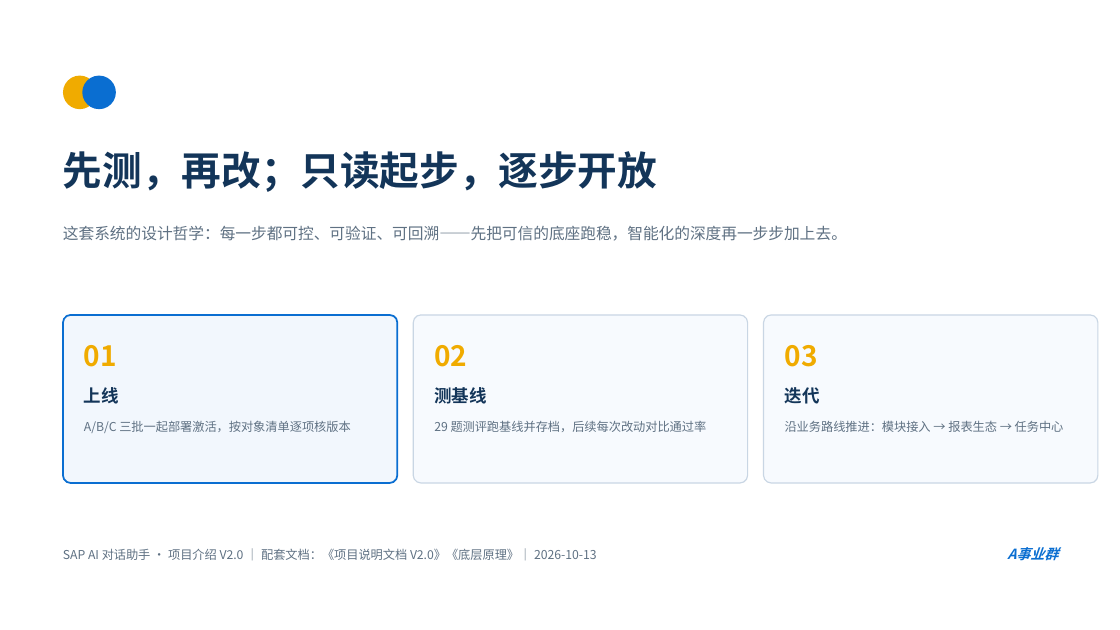
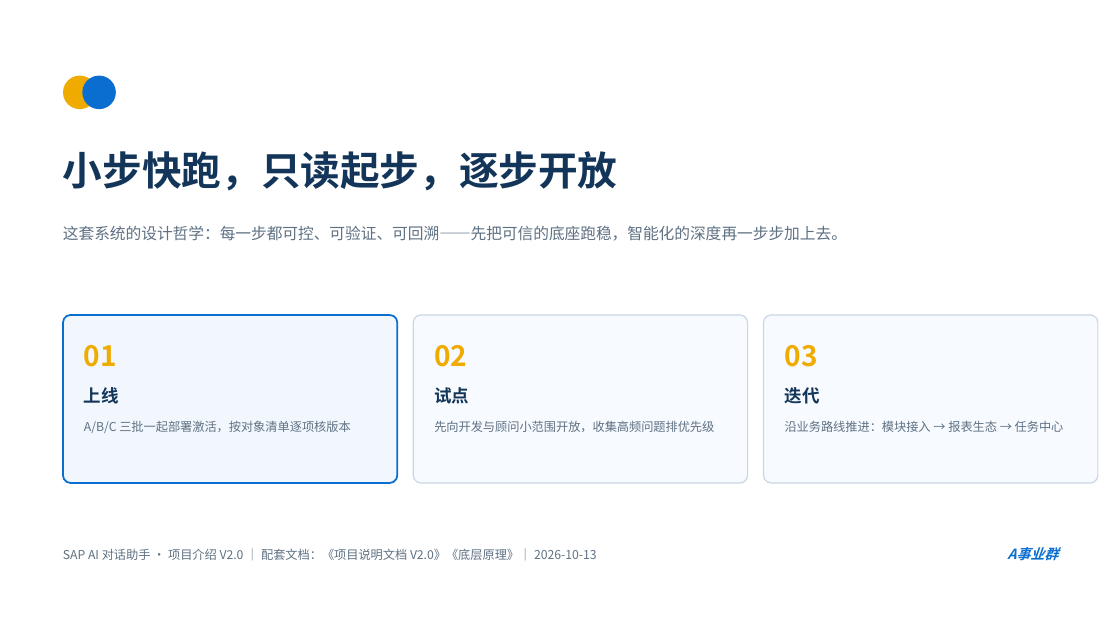
Before and after one commit to ts1424112013/sap-chat, a slide deck: slide 8 of 发布文档/SAP-AI对话助手-项目介绍-V2.0.pptx. Drawn at 1120x630 pixels with LibreOffice and Linux fonts; fonts in the diff are those of the drawing. Boxes give left, top, right and bottom in pixels: in the first picture for what was removed or moved away, otherwise in the second. Text is boxed around its words. In the diff, an @@ line names an element or a change of style, - is before the commit and + after.

Commit message:
docs: 项目介绍 PPT 移除 Agent 测评内容
测评是内部回归工具（29 题题库走真实链路判分），对汇报受众无意义：
评分页删该行后四项均值总评改为 8.0、不足页去掉测评字样、
结尾标语改为'小步快跑'、三步走第二步改为'试点'

```diff
--- a/发布文档/SAP-AI对话助手-项目介绍-V2.0.pptx
+++ b/发布文档/SAP-AI对话助手-项目介绍-V2.0.pptx
@@ text at (x1=63, y1=151, x2=618, y2=190): text changed @@
-先测，再改；只读起步，逐步开放
+小步快跑，只读起步，逐步开放
@@ text at (x1=434, y1=387, x2=469, y2=404): text changed @@
-测基线
+试点
@@ text at (x1=434, y1=421, x2=714, y2=432): text changed @@
-29 题测评跑基线并存档，后续每次改动对比通过率
+先向开发与顾问小范围开放，收集高频问题排优先级
```
Also in this commit, not shown: 2 other slides changed.
